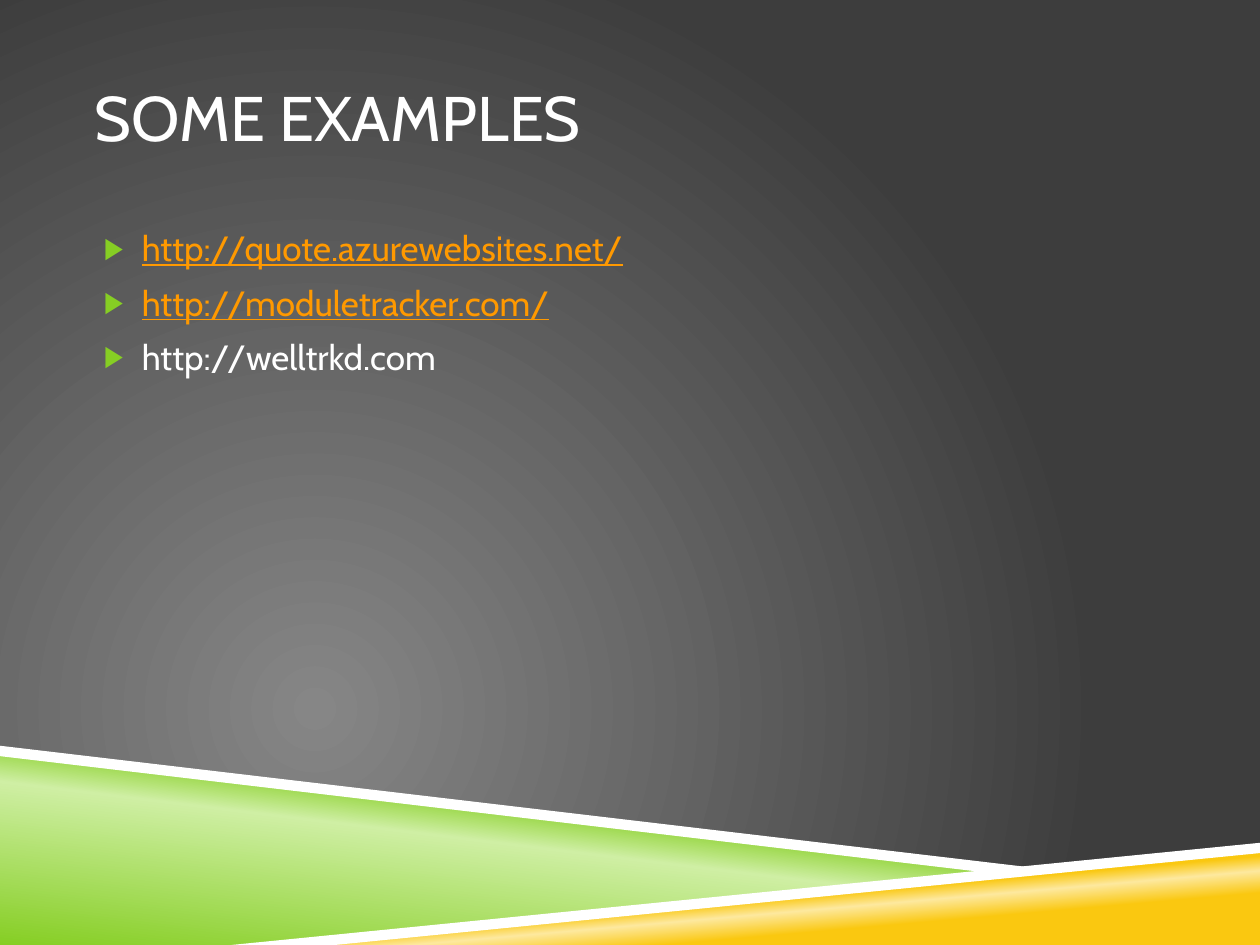
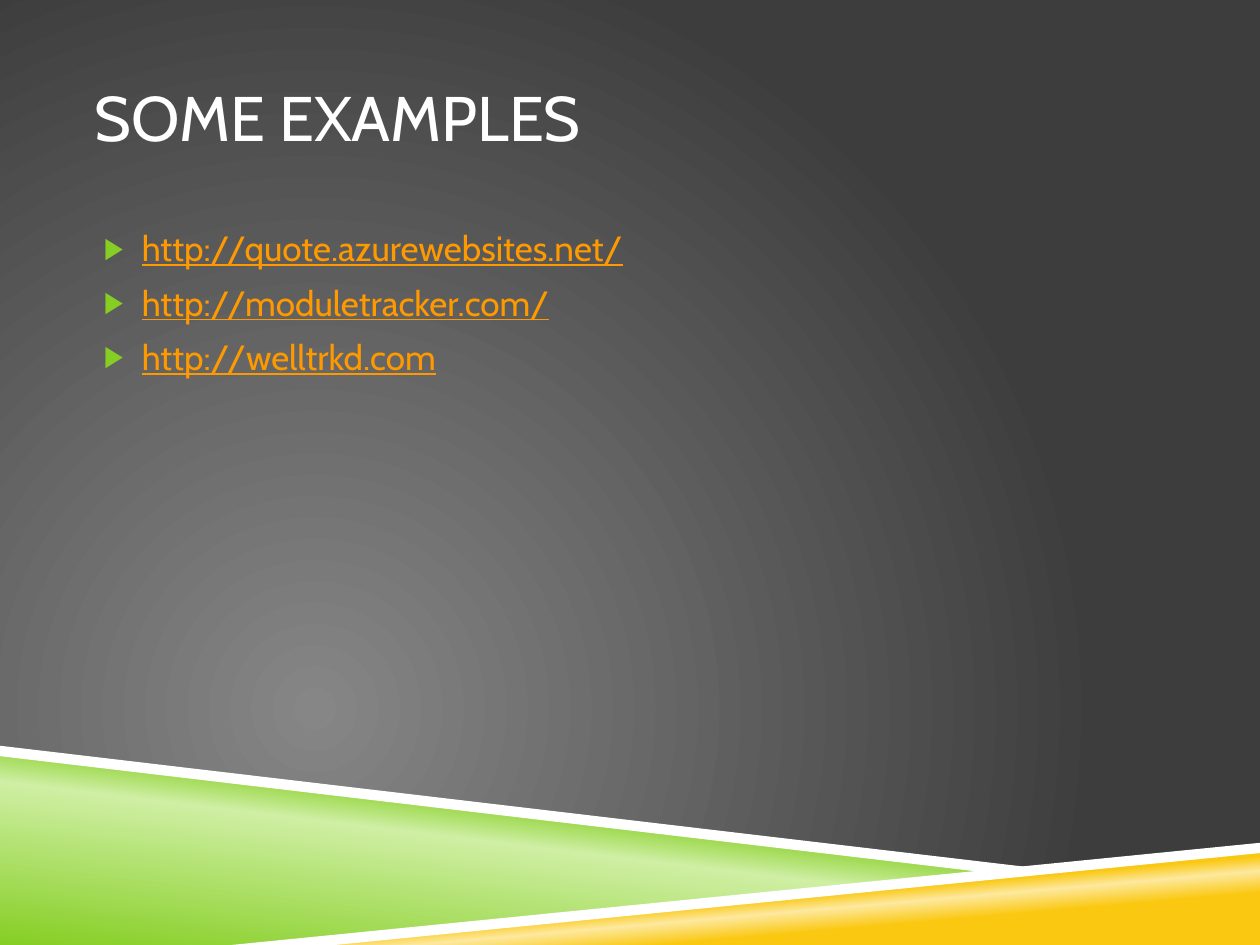
Before and after one commit to stimms/SinglePageApplications, a slide deck: slide 14 of Building Single page applications.pptx. Drawn at 1260x945 pixels with LibreOffice and Linux fonts; fonts in the diff are those of the drawing; background and template pictures are left out. Boxes give left, top, right and bottom in pixels: in the first picture for what was removed or moved away, otherwise in the second. Text is boxed around its words. In the diff, an @@ line names an element or a change of style, - is before the commit and + after.

```diff
--- a/Building Single page applications.pptx
+++ b/Building Single page applications.pptx
@@ text at box(142, 344, 436, 379): text colour #FFFFFF to #FF9900, underline on in "http://welltrkd.com" @@
```
Also in this commit, not shown: 6 slides added, 1 slide removed.
